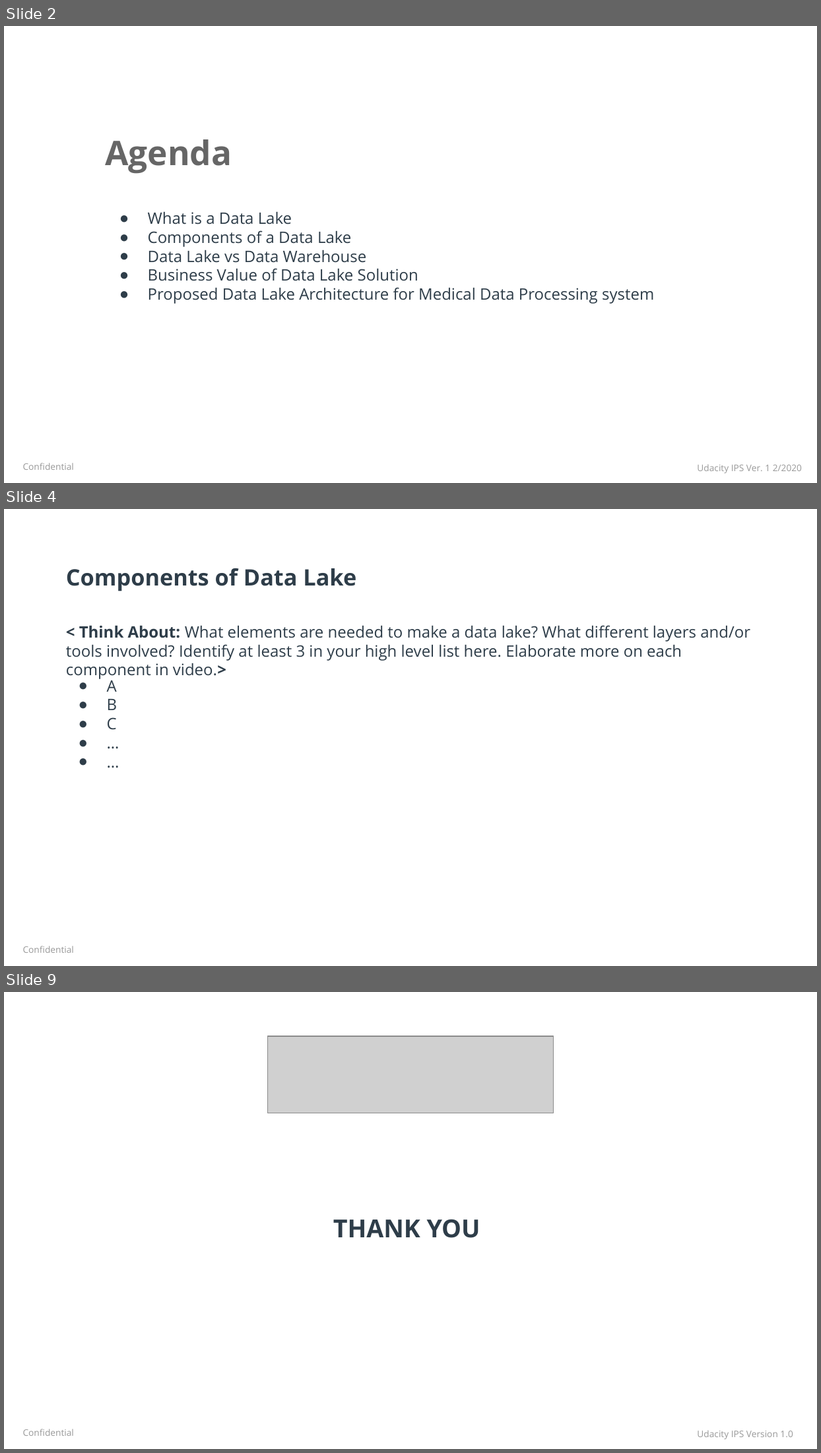
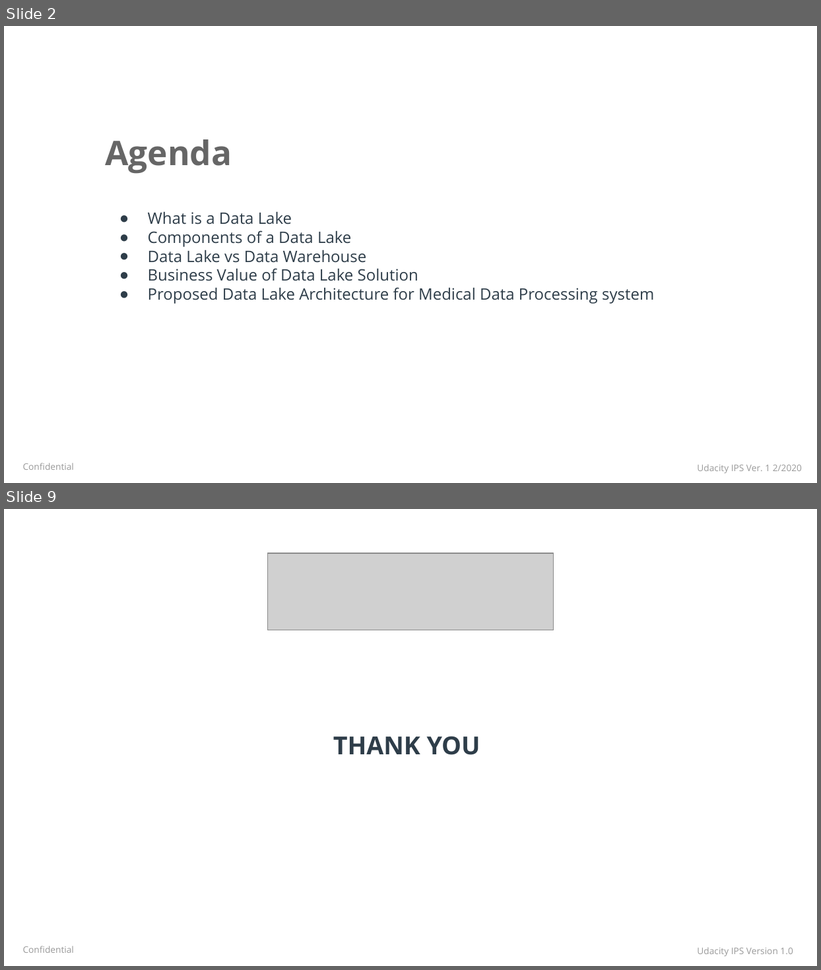
Before and after one commit to Polyhistor/MedialDataProcessingCo-DataLake-Design, a slide deck: datalakeexecutivepresentation-starter-1.pptx. Shown one above the other, each under a label of ours: slides 2, 4 and 9 before the commit, slides 2 and 9 after it; the slides between them are not shown. The pictures are 821x1453 and 821x970 pixels, drawn with LibreOffice and Linux fonts; fonts in the diff are those of the drawing; grey boxes stand for pictures; background and template pictures are left out. Boxes give left, top, right and bottom in pixels: in the first picture for what was removed or moved away, otherwise in the second. Text is boxed around its words. In the diff, an @@ line names an element or a change of style, - is before the commit and + after.

```diff
--- a/datalakeexecutivepresentation-starter-1.pptx
+++ b/datalakeexecutivepresentation-starter-1.pptx
@@ slide 4 removed at [4,509,817,966], background picture (left out); not listed: 1 template element that a slide beside it also shows @@
@@ title removed at [66,568,356,591] @@
-Components of Data Lake
@@ subtitle removed at [66,625,750,661] @@
-< Think About: What elements are needed to make a data lake? What different layers and/or tools involved? Identify at least 3 in your high level list here. Elaborate more on each component in video.>
@@ text removed at [107,681,118,730] @@
-● A
-● B
-● C
-● …
-● ...
```
Also in this commit, not shown: 4 slides changed, 2 slides added, 1 other slide removed.
